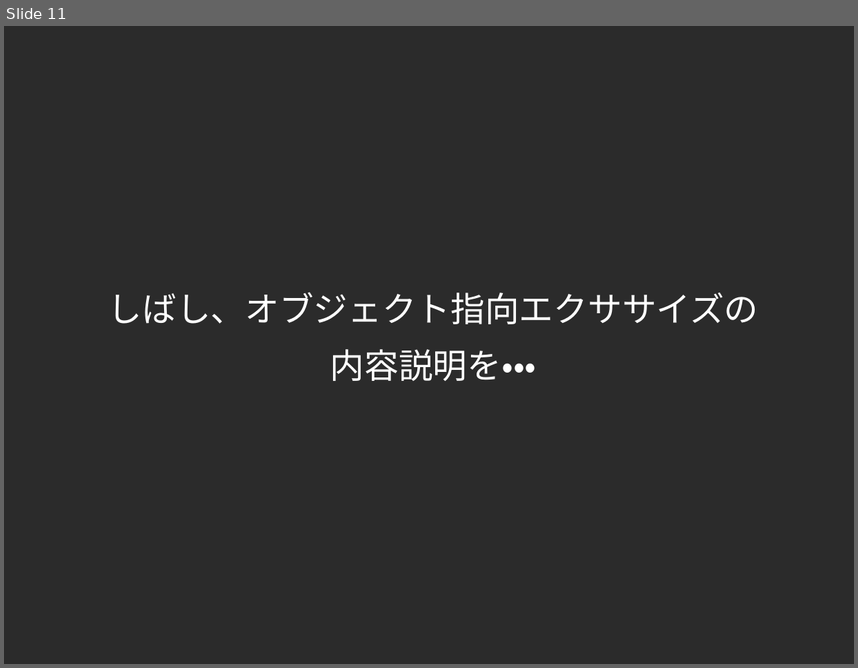
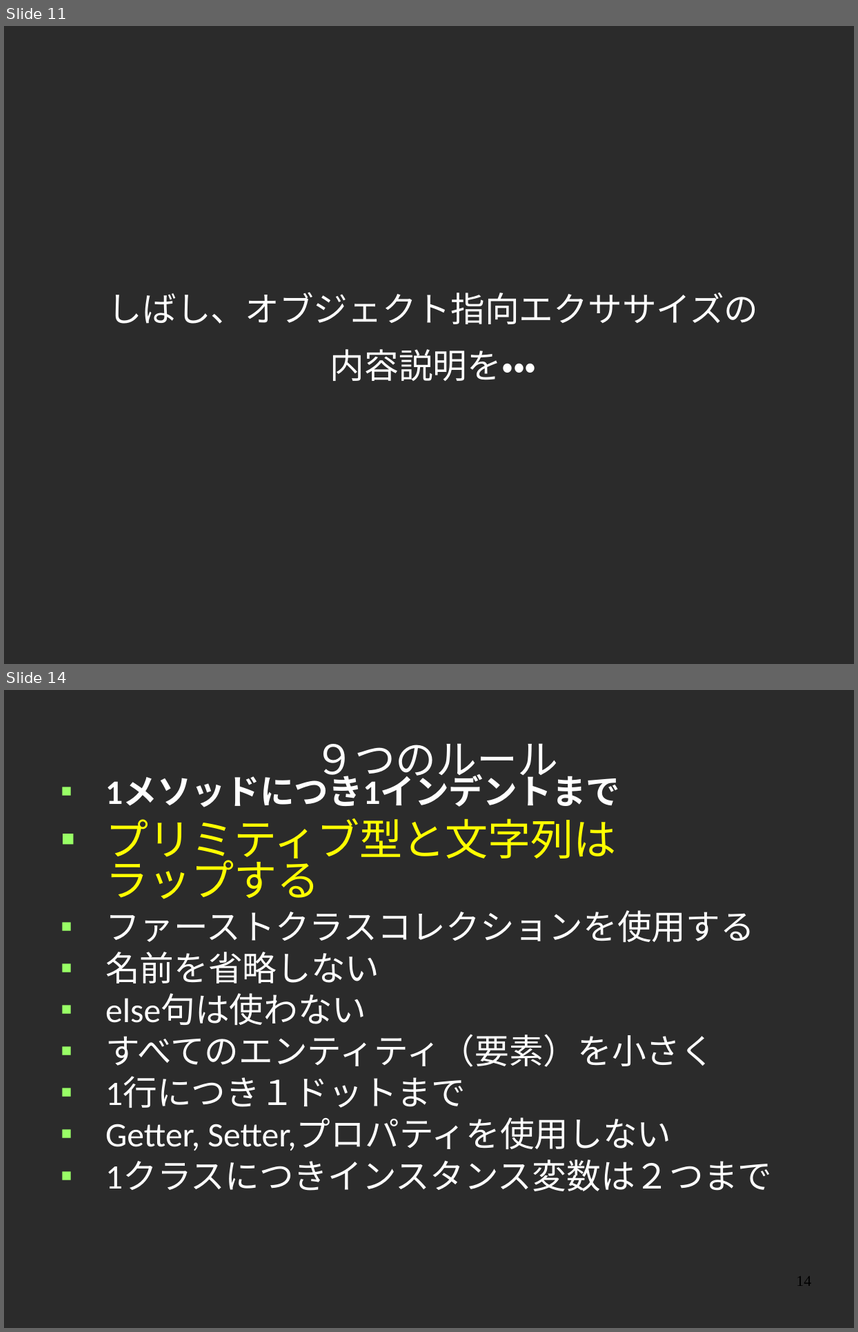
Before and after one commit to yojik/yojik-lib, a slide deck: 2009devsumi/oo_exercise/doc/devsum.odp. Shown one above the other, each under a label of ours: slide 11 before the commit, slides 11 and 14 after it; the slides between them are not shown. The pictures are 858x668 and 858x1332 pixels, drawn with LibreOffice and Linux fonts; fonts in the diff are those of the drawing; background and template pictures are left out; a plain dark background stands for a picture behind light text. Boxes give left, top, right and bottom in pixels: in the first picture for what was removed or moved away, otherwise in the second. Text is boxed around its words. In the diff, an @@ line names an element or a change of style, - is before the commit and + after.

Commit message:
一旦コミット

```diff
--- a/2009devsumi/oo_exercise/doc/devsum.odp
+++ b/2009devsumi/oo_exercise/doc/devsum.odp
@@ slide 14 added at (4,690,854,1328), background picture (left out) @@
@@ title added at (314,743,558,785), 38 pt, text #FFFFFF @@
+９つのルール
@@ text added at (105,776,772,1191), 32 pt, text #FFFFFF @@
+▪ 1メソッドにつき1インデントまで
+▪ プリミティブ型と文字列は
+  ラップする
+▪ ファーストクラスコレクションを使用する
+▪ 名前を省略しない
+▪ else句は使わない
+▪ すべてのエンティティ（要素）を小さく
+▪ 1行につき１ドットまで
+▪ Getter, Setter,プロパティを使用しない
+▪ 1クラスにつきインスタンス変数は２つまで
@@ page number added at (796,1276,811,1285), 14 pt, text #000000 @@
+14
```
Also in this commit, not shown: 7 slides changed, 20 other slides added.
